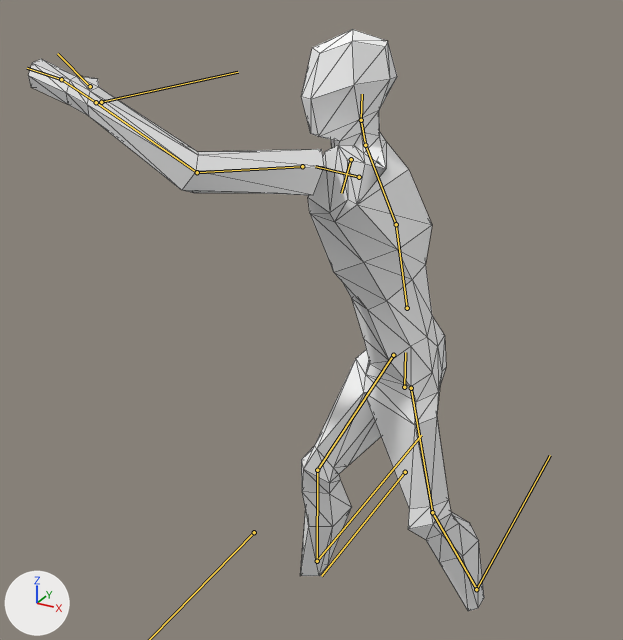
What one commit did to the glTF model Models/Enemys/Type1/enemyType1.glb.
Both versions are drawn from a camera (50 mm lens) standing at (2.01, -5.89, 2.26) and looking at (-0.44, -1.43, 0.03). Arrows for +X, +Y and +Z are at lower left; the lights stay in place. Both versions are drawn at frame 11 of the action 'Attack1'; the numbers are the values there. The bones that bend it are drawn over the model as lines. Mesh edges are drawn as thin lines.
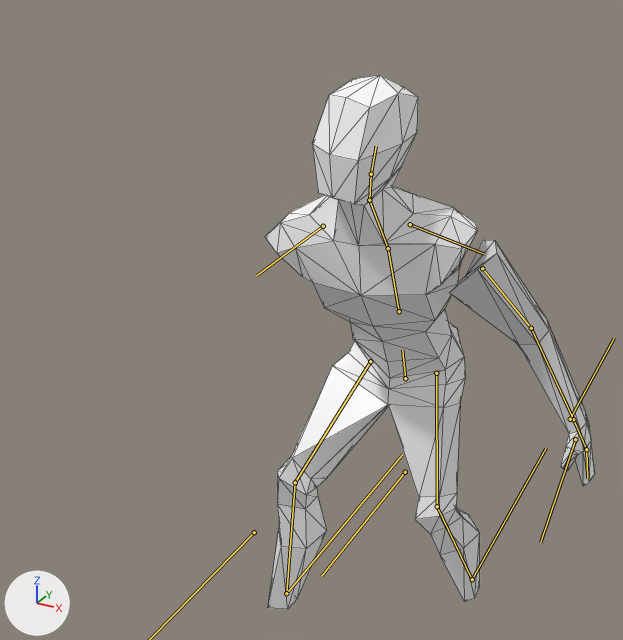
What differs and where, as boxes (x1, y1, x2, y2) in the pictures (623 x 640 px):
'Cube.001', posed (17% wider, 8% shorter): before (300, 29, 484, 611); after (265, 75, 480, 609)
'Cube', posed (51% narrower, 80% taller): before (28, 59, 324, 195); after (449, 240, 595, 486)
bone 'Bone', root to tip: before (404, 387) to (405, 352); after (405, 378) to (402, 350)
bone 'Bone.001', root to tip: before (407, 308) to (396, 224); after (399, 311) to (388, 248)
bone 'Bone.002', root to tip: before (396, 224) to (365, 145); after (388, 248) to (369, 200)
bone 'Bone.003', root to tip: before (365, 145) to (361, 120); after (369, 200) to (371, 174)
bone 'Bone.007.L', root to tip: before (359, 177) to (315, 166); after (410, 224) to (484, 254)
bone 'Bone.009.L', root to tip: before (302, 166) to (197, 172); after (482, 268) to (531, 328)
bone 'Bone.010.L', root to tip: before (197, 172) to (96, 102); after (531, 328) to (573, 419)
bone 'Bone.005.L', root to tip: before (411, 388) to (432, 512); after (436, 373) to (437, 506)
bone 'Bone.006.L', root to tip: before (432, 512) to (477, 589); after (437, 506) to (472, 579)
bone 'Bone.005.R', root to tip: before (393, 355) to (317, 470); after (370, 361) to (295, 482)
bone 'Bone.006.R', root to tip: before (317, 470) to (317, 561); after (295, 482) to (286, 594)

The edits, one by one:
Bone 'Bone' (bone_bone) moves from (0.0, -0.255, 0.915) to (-0.008, -0.202, 0.89).
Bone 'Bone' (bone_bone) turns from (0, -52, 0) to (16, 5, 1) degrees about its own x, y and z.
Bone 'Bone.001' (bone_bone_001) turns from (23, -11, -2) to (25, 4, 1) degrees about its own x, y and z.
Bone 'Bone.002' (bone_bone_002) turns from (0, -22, 0) to (3, -7, 0) degrees about its own x, y and z.
Bone 'Bone.003' (bone_bone_003) turns from (-14, 42, -5) to (-34, -8, 2) degrees about its own x, y and z.
Bone 'Bone.007.L' (bone_bone_007_l) turns from (21, -32, 43) to (0, 0, -1) degrees about its own x, y and z.
Bone 'Bone.009.L' (bone_bone_009_l) turns from (26, -8, 10) to (1, 2, -12) degrees about its own x, y and z.
Bone 'Bone.010.L' (bone_bone_010_l) turns from (21, -7, 24) to (11, -2, 10) degrees about its own x, y and z.
Bone 'Bone.005.L' (bone_bone_005_l) turns from (-17, -49, 12) to (1, 3, 31) degrees about its own x, y and z.
Bone 'Bone.006.L' (bone_bone_006_l) turns from (-10, -2, -23) to (-15, -4, -32) degrees about its own x, y and z.
Bone 'Bone.005.R' (bone_bone_005_r) turns from (24, -16, -46) to (-8, 33, -67) degrees about its own x, y and z.
Bone 'Bone.006.R' (bone_bone_006_r) turns from (-17, 7, 45) to (-15, 5, 40) degrees about its own x, y and z.
